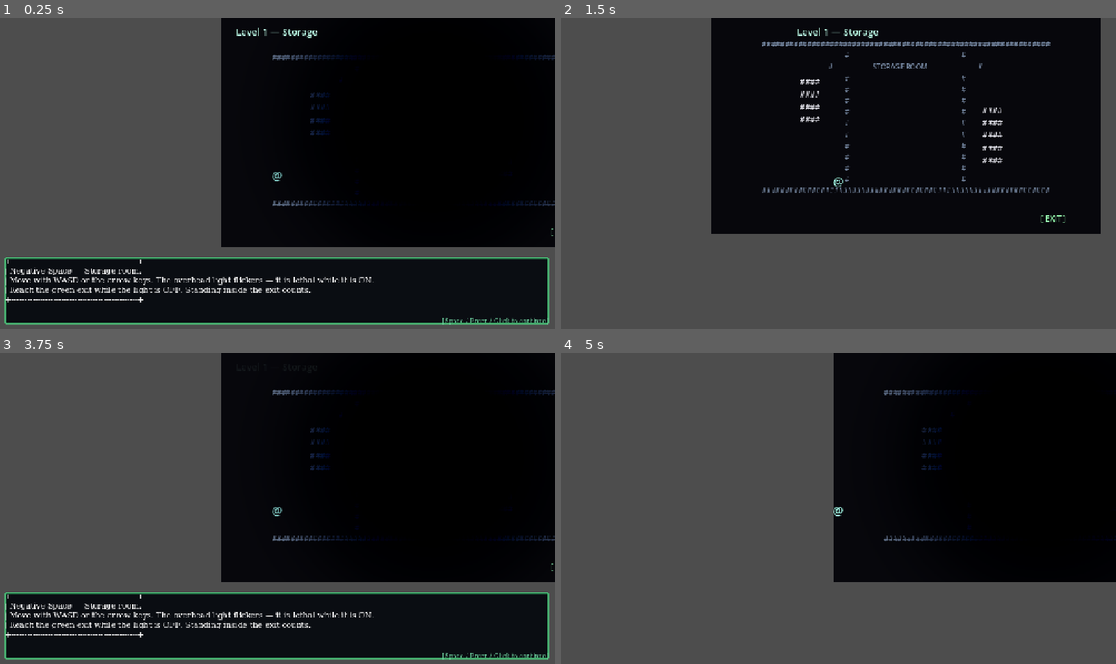
Above: before the commit, frames 1-4 (two rows, left to right).
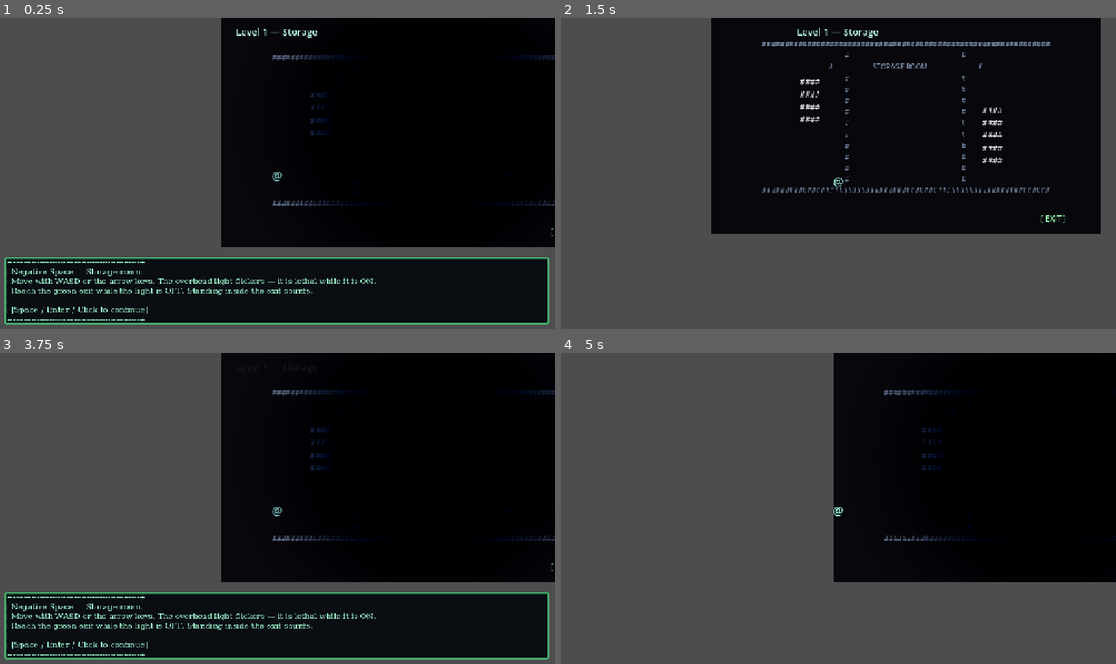
Above: after the commit, the same moments.

Repository: NicolasCandelaria/negative-space-game
Game: Godot game, scene res://main.tscn
Same seed, same stepped clock (60 frames per second), same inputs: the game is played once before the commit and once after it.
Inputs (mouse positions are in pixels of both pictures, inside the frame that each line leads up to):
- Up to frame 1 (0.25 s): no input
- Up to frame 2 (1.5 s): tap Enter (ui_accept) at 0.5, 0.77 s; move the mouse to (838, 291) at 0.52 s; hold D 0.53-1.28 s; click (838, 291) at 0.67 s; move the mouse to (727, 189) at 1.27 s; hold S from 1.28 s (still down); click (727, 189) at 1.42 s
- Up to frame 3 (3.75 s): tap Enter (ui_accept) at 1.52, 3.02 s; move the mouse to (333, 440) at 2.02 s; release S at 2.03 s; hold D 2.03-2.78 s; click (333, 440) at 2.17 s; move the mouse to (249, 570) at 2.77 s; hold W 2.78-3.53 s; click (249, 570) at 2.92 s; move the mouse to (444, 555) at 3.52 s; hold A from 3.53 s (still down); click (444, 555) at 3.67 s
- Up to frame 4 (5 s): keep holding A; tap Enter (ui_accept) at 3.77, 4.52 s; move the mouse to (672, 461) at 4.27 s; click (672, 461) at 4.42 s

The runs differ from the first frame. In frame 1, 2.6% of the frame differs, in the area x 1-99%, y 77-99%; in frame 2, nothing differs; in frame 3, 2.6%; in frame 4, nothing differs.

Commit message:
Fix startup stuck on dialogue: layer order, layout, await spawn
- Dialogue CanvasLayer 120 above UILayer 100 so input reaches the box
- Single-label dialogue layout again; clamp font size from cfg
- Hints label mouse_filter IGNORE so it does not steal clicks
- await _spawn_index from start_at_level and level_completed

Diff:
--- a/scenes/ui/dialogue_box.tscn
+++ b/scenes/ui/dialogue_box.tscn
@@ -24,23 +24,20 @@
 grow_horizontal = 2
 grow_vertical = 2
 
-[node name="MarginContainer" type="VBoxContainer" parent="Panel"]
+[node name="MarginContainer" type="MarginContainer" parent="Panel"]
 layout_mode = 1
 anchors_preset = 15
 anchor_right = 1.0
 anchor_bottom = 1.0
 grow_horizontal = 2
 grow_vertical = 2
-theme_override_constants/separation = 6
+theme_override_constants/margin_left = 4
+theme_override_constants/margin_top = 4
+theme_override_constants/margin_right = 4
+theme_override_constants/margin_bottom = 4
 
 [node name="Label" type="Label" parent="Panel/MarginContainer"]
 layout_mode = 2
-size_flags_vertical = 3
+size_flags_vertical = 1
 autowrap_mode = 3
 text = " "
-
-[node name="FooterHint" type="Label" parent="Panel/MarginContainer"]
-layout_mode = 2
-size_flags_vertical = 0
-horizontal_alignment = 2
-text = "[Space / Enter / Click to continue]"
--- a/scenes/ui/ui_layer.tscn
+++ b/scenes/ui/ui_layer.tscn
@@ -3,7 +3,7 @@
 [ext_resource type="Script" path="res://scripts/ui_controller.gd" id="1_ui"]
 
 [node name="UILayer" type="CanvasLayer"]
-layer = 110
+layer = 100
 script = ExtResource("1_ui")
 
 [node name="Hints" type="Label" parent="."]
@@ -17,6 +17,7 @@
 offset_bottom = -12.0
 grow_horizontal = 0
 grow_vertical = 0
+mouse_filter = 2
 theme_override_colors/font_color = Color(0.55, 0.72, 0.62, 0.85)
 theme_override_font_sizes/font_size = 14
 text = "Hints"
--- a/scripts/dialogue.gd
+++ b/scripts/dialogue.gd
@@ -9,7 +9,8 @@
 func _ready() -> void:
 	process_mode = Node.PROCESS_MODE_ALWAYS
 	_layer = CanvasLayer.new()
-	_layer.layer = 80
+	# Above gameplay UI (UILayer ~100) so clicks and Space reach the box first.
+	_layer.layer = 120
 	add_child(_layer)
 	_box = BOX_SCENE.instantiate()
 	_box.process_mode = Node.PROCESS_MODE_ALWAYS
--- a/scripts/dialogue_box.gd
+++ b/scripts/dialogue_box.gd
@@ -6,7 +6,6 @@
 
 @onready var _panel: Panel = $Panel
 @onready var _label: Label = $Panel/MarginContainer/Label
-@onready var _hint: Label = $Panel/MarginContainer/FooterHint
 
 
 func _ready() -> void:
@@ -23,13 +22,10 @@
 	var sf := SystemFont.new()
 	sf.font_names = ["Consolas", "Courier New", "monospace"]
 	_label.add_theme_font_override("font", sf)
-	_hint.add_theme_font_override("font", sf)
 	_apply_font_size()
 	var gs := Autoload.settings(get_tree())
 	if gs:
 		gs.connect("dialogue_font_size_changed", func(_s): _apply_font_size())
-	_hint.text = "[Space / Enter / Click to continue]"
-	_hint.add_theme_color_override("font_color", Color(0.45, 0.85, 0.65, 0.95))
 
 
 func _apply_font_size() -> void:
@@ -37,13 +33,17 @@
 	var gs := Autoload.settings(get_tree())
 	if gs:
 		sz = int(gs.get("dialogue_font_size"))
+	if sz < 12:
+		sz = 18
+	sz = clampi(sz, 12, 28)
 	_label.add_theme_font_size_override("font_size", sz)
-	_hint.add_theme_font_size_override("font_size", maxi(12, sz - 4))
+	_label.add_theme_color_override("font_color", Color(0.65, 1, 0.85, 1))
 
 
 func show_message(text: String) -> void:
 	var body := text.replace("\n", "\n| ")
-	_label.text = "+------------------------------------------------+\n| " + body + "\n+------------------------------------------------+"
+	var hint := "\n| \n| [Space / Enter / Click to continue]\n+------------------------------------------------+"
+	_label.text = "+------------------------------------------------+\n| " + body + hint
 	visible = true
 	mouse_filter = Control.MOUSE_FILTER_STOP
 	_panel.mouse_filter = Control.MOUSE_FILTER_STOP
--- a/scripts/game_settings.gd
+++ b/scripts/game_settings.gd
@@ -24,9 +24,9 @@
 	var cf := ConfigFile.new()
 	if cf.load(CFG_PATH) != OK:
 		return
-	last_level_index = int(cf.get_value("progress", "last_level", 0))
+	last_level_index = clampi(int(cf.get_value("progress", "last_level", 0)), 0, 8)
 	best_completed_index = int(cf.get_value("progress", "best_completed", -1))
-	dialogue_font_size = int(cf.get_value("prefs", "dialogue_font_size", 18))
+	dialogue_font_size = clampi(int(cf.get_value("prefs", "dialogue_font_size", 18)), 12, 28)
 	mouse_move_enabled = bool(cf.get_value("prefs", "mouse_move", false))
 	sfx_enabled = bool(cf.get_value("prefs", "sfx_enabled", true))
 
--- a/scripts/main_game.gd
+++ b/scripts/main_game.gd
@@ -45,7 +45,7 @@
 
 
 func start_at_level(idx: int) -> void:
-	_spawn_index(idx)
+	await _spawn_index(idx)
 
 
 func restart_current_level() -> void:
@@ -86,7 +86,7 @@
 	var ga := Autoload.audio(get_tree())
 	if ga and ga.has_method("play_exit"):
 		ga.call("play_exit")
-	_spawn_index(finished_index + 1)
+	await _spawn_index(finished_index + 1)
 
 
 func _spawn_end_card() -> void:
--- a/scripts/ui_controller.gd
+++ b/scripts/ui_controller.gd
@@ -32,7 +32,7 @@
 
 func _ready() -> void:
 	process_mode = Node.PROCESS_MODE_ALWAYS
-	layer = 110
+	layer = 100
 	_main = get_parent()
 	_hints.text = "WASD / arrows · hold LMB steer (opt.) · R restart · Esc pause · F3 debug"
 
